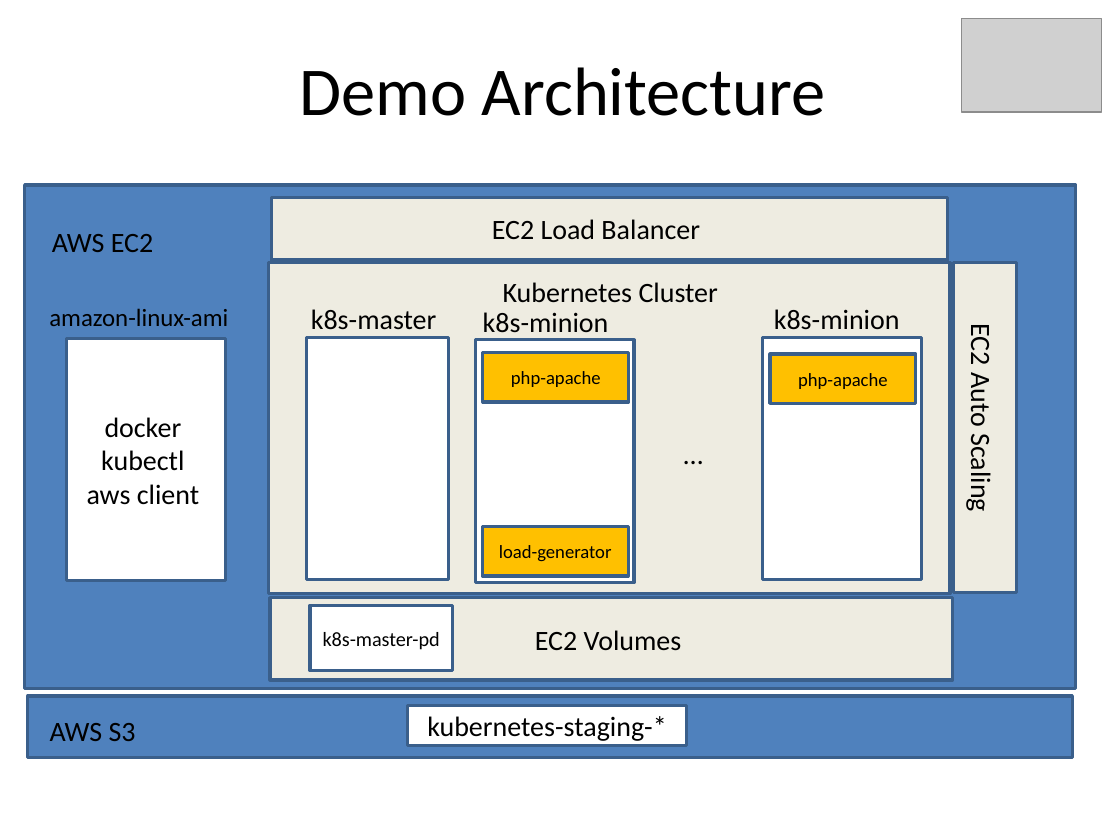
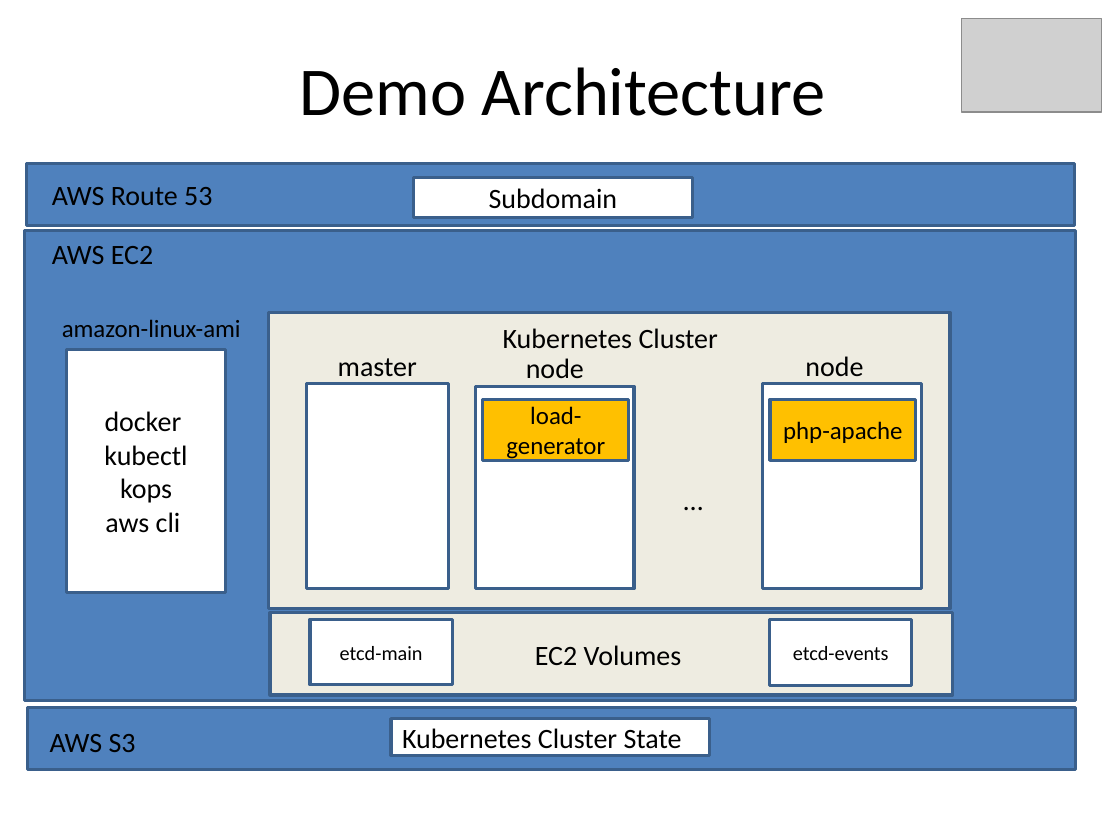
Before and after one commit to kskalvar/kubernetes-autoscaling-aws, a slide deck: slide 5 of docs/Kubernetes-Autoscaling-on-AWS.pptx. Drawn at 1120x840 pixels with LibreOffice and Linux fonts; fonts in the diff are those of the drawing; grey boxes stand for pictures. Boxes give left, top, right and bottom in pixels: in the first picture for what was removed or moved away, otherwise in the second. Text is boxed around its words. In the diff, an @@ line names an element or a change of style, - is before the commit and + after.

Commit message:
Upgraded to use Kubernetes 1.7.6 using Kops

```diff
--- a/docs/Kubernetes-Autoscaling-on-AWS.pptx
+++ b/docs/Kubernetes-Autoscaling-on-AWS.pptx
@@ rectangle: place and size @@
-rectangle at bbox=[271, 197, 948, 260]
+rectangle at bbox=[27, 164, 1075, 225]
@@ rectangle at bbox=[27, 164, 1075, 225]: fill #EEECE1 to #4F81BD @@
@@ rectangle added at bbox=[413, 178, 693, 217], fill #FFFFFF, outline #3A5F8C 2 pt, 18 pt, text #000000 @@
+Subdomain
@@ text added at bbox=[52, 187, 212, 205], 18 pt, text #000000 @@
+AWS Route 53
@@ rectangle: place and size @@
-rectangle at bbox=[25, 185, 1076, 689]
+rectangle at bbox=[25, 231, 1076, 700]
@@ text removed at bbox=[492, 219, 700, 240] @@
-EC2 Load Balancer
@@ rectangle removed at bbox=[954, 263, 1016, 593] @@
@@ text "amazon-linux-ami": place and size @@
-text "amazon-linux-ami" at bbox=[49, 308, 228, 326]
+text "amazon-linux-ami" at bbox=[62, 319, 241, 337]
@@ rectangle: place and size @@
-rectangle at bbox=[269, 263, 950, 595]
+rectangle at bbox=[269, 312, 950, 609]
@@ text removed at bbox=[483, 312, 609, 333] @@
-k8s-minion
@@ text "Kubernetes Cluster": place and size @@
-text "Kubernetes Cluster" at bbox=[503, 282, 718, 303]
+text "Kubernetes Cluster" at bbox=[503, 328, 718, 349]
@@ text removed at bbox=[774, 309, 900, 330] @@
-k8s-minion
@@ text removed at bbox=[964, 327, 998, 510] @@
-EC2 Auto Scaling
@@ 2 texts, 2 rectangles: place and size @@
-2 texts, 2 rectangles at bbox=[28, 234, 1073, 757]
+2 texts, 2 rectangles at bbox=[28, 246, 1076, 768]
@@ text at bbox=[338, 358, 417, 377]: text changed @@
-k8s-master
+master
@@ rectangle removed at bbox=[483, 353, 628, 402] @@
-php-apache
@@ text added at bbox=[526, 358, 584, 378], 18 pt, text #000000 @@
+node
@@ text added at bbox=[805, 356, 863, 376], 18 pt, text #000000 @@
+node
@@ rectangle: place and size @@
-rectangle at bbox=[307, 337, 449, 580]
+rectangle at bbox=[307, 384, 449, 589]
@@ rectangle: place and size @@
-rectangle at bbox=[476, 339, 635, 582]
+rectangle at bbox=[476, 386, 635, 588]
@@ rectangle: place and size @@
-rectangle at bbox=[763, 337, 922, 580]
+rectangle at bbox=[763, 384, 922, 589]
@@ rectangle "load-generator": place and size @@
-rectangle "load-generator" at bbox=[483, 526, 628, 576]
+rectangle "load-generator" at bbox=[483, 400, 628, 461]
@@ rectangle "load-generator" at bbox=[483, 400, 628, 461]: size 12 to 16 pt; line spacing 1 to 19.2pt @@
@@ rectangle "php-apache": place and size @@
-rectangle "php-apache" at bbox=[769, 354, 915, 403]
+rectangle "php-apache" at bbox=[769, 400, 915, 461]
@@ rectangle "php-apache" at bbox=[769, 400, 915, 461]: size 12 to 16 pt @@
@@ text in rectangle at bbox=[105, 478, 181, 533]: text changed @@
-aws client
+kops
+aws cli
@@ text "…": place and size @@
-text "…" at bbox=[673, 431, 724, 476]
+text "…" at bbox=[673, 477, 724, 522]
@@ rectangle "EC2 Volumes": place and size @@
-rectangle "EC2 Volumes" at bbox=[270, 598, 953, 681]
+rectangle "EC2 Volumes" at bbox=[270, 613, 953, 696]
@@ rectangle removed at bbox=[310, 605, 452, 671] @@
-k8s-master-pd
@@ rectangle added at bbox=[310, 619, 452, 685], fill #FFFFFF, outline #3A5F8C 2 pt, 13 pt, text #000000 @@
+etcd-main
@@ rectangle added at bbox=[769, 619, 912, 685], fill #FFFFFF, outline #3A5F8C 2 pt, 13 pt, text #000000 @@
+etcd-events
@@ rectangle "Kubernetes Cluster State": place and size @@
-rectangle "Kubernetes Cluster State" at bbox=[408, 706, 688, 745]
+rectangle "Kubernetes Cluster State" at bbox=[391, 719, 709, 756]
@@ text in rectangle at bbox=[402, 728, 682, 749]: text changed @@
-kubernetes-staging-*
+Kubernetes Cluster State
```
Also in this commit, not shown: 5 other slides changed, 1 other file.
